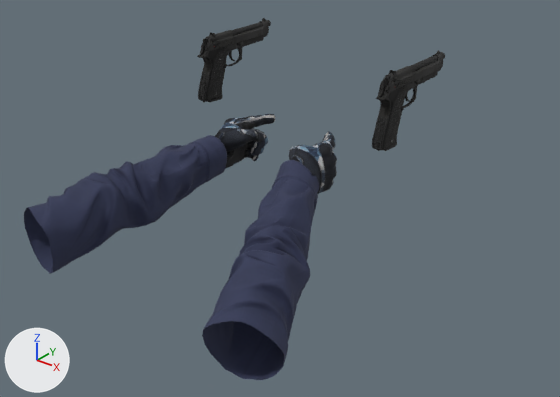
A saved change to the glTF model assets/models/weapons/v_elite.glb.
Camera for both pictures: a camera (50 mm lens) standing at (1.285, -1.653, 0.786) and looking at (0.135, -0.215, -0.105). The axes (+X, +Y, +Z) are drawn at lower left. The lights are the same throughout. The picture after the commit comes second. Vertices at exactly the same position are counted once.
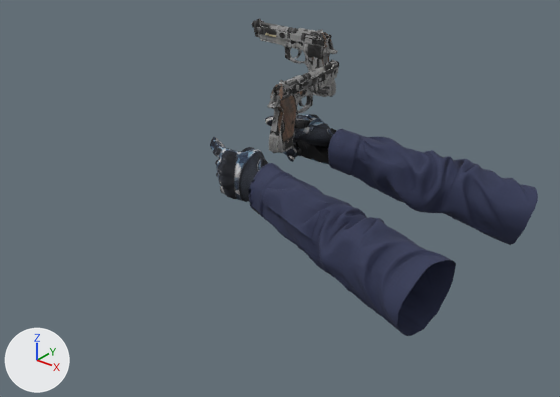
Boxes (x1, y1, x2, y2) around the edits, measured in the pictures (560 x 397 px; the box of a moved part takes in the faces that stretch with it):
```json
{"object": "Mesh", "change": "reshaped", "before": [24, 18, 445, 380], "after": [210, 19, 538, 336], "on screen": "22% narrower, 12% shorter"}
{"part": 1, "of": "me_v_elite", "change": "moved or reshaped", "before": [289, 132, 337, 194], "after": [265, 114, 336, 164]}
{"part": 2, "of": "me_v_elite", "change": "moved or reshaped", "before": [215, 114, 276, 169], "after": [210, 136, 269, 202]}
{"part": 3, "of": "me_v_elite", "change": "moved or reshaped", "before": [202, 160, 319, 380], "after": [328, 129, 538, 245]}
{"part": 4, "of": "me_v_elite", "change": "moved or reshaped", "before": [24, 135, 227, 273], "after": [249, 163, 456, 336]}
{"part": 5, "of": "me_v_elite", "change": "deleted", "before": [198, 18, 445, 151]}
{"part": 6, "of": "me_v_elite", "change": "built on", "before": [197, 20, 271, 102], "after": [252, 19, 339, 153]}
```

The change, as JSON lines over the scene's bpy script:
```json
{"op": "add", "block": "img_weapon_pist_elite", "code": ["img_weapon_pist_elite = load_image('weapon_pist_elite', '_unpacked/weapon_pist_elite', 1024, 1024, 'sRGB')"]}
{"op": "add", "block": "mat_weapon_pist_elite", "code": ["mat_weapon_pist_elite = principled_material('weapon_pist_elite')", "mat_weapon_pist_elite.texture = img_weapon_pist_elite", "mat_weapon_pist_elite.roughness = 0.85"]}
{"block": "me_v_elite", "where": "# used by ob_mesh; location = (0.0, 0.0, 0.0)"}
{"op": "remove", "block": "me_v_elite", "code": "me_v_elite.from_pydata(...)  # 17074 vertices, 31620 faces; spans x -0.344..0.462, y -0.723..0.283, z -0.318..0.221"}
{"op": "remove", "block": "me_v_elite", "code": "me_v_elite.materials.append(mat_m9a1)  # picture img_m9a1"}
{"op": "add", "block": "me_v_elite", "code": "me_v_elite.from_pydata(...)  # 31855 vertices, 62102 faces; spans x -0.345..0.661, y -0.406..0.4, z -0.318..0.22"}
{"block": "me_v_elite", "change": "me_v_elite part 1: the loose piece of 2620 vertices spanning x 0.071..0.219, y -0.224..0.061, z -0.137..0.01 is turned 90 degrees about the z axis through its middle, then moved by (-0.126, 0.164, 0.0)"}
{"block": "me_v_elite", "change": "me_v_elite part 2: the loose piece of 2620 vertices spanning x -0.218..-0.08, y -0.203..0.077, z -0.142..0.0 is turned 90 degrees about the z axis through its middle, then moved by (0.15, -0.149, 0.0)"}
{"block": "me_v_elite", "change": "me_v_elite part 3: the loose piece of 2143 vertices spanning x 0.1..0.462, y -0.705..-0.14, z -0.318..-0.007 is turned 90 degrees about the z axis through its middle, then moved by (0.079, 0.641, 0.0)"}
{"block": "me_v_elite", "change": "me_v_elite part 4: the loose piece of 2143 vertices spanning x -0.344..-0.107, y -0.723..-0.137, z -0.255..-0.016 is turned 90 degrees about the z axis through its middle, then moved by (0.593, 0.143, 0.0)"}
{"block": "me_v_elite", "change": "me_v_elite part 5: 193 loose pieces with 6123 vertices, spanning x -0.335..0.334, y -0.042..0.283, z 0.011..0.221, are deleted"}
{"block": "me_v_elite", "change": "me_v_elite part 6: 999 vertices removed from x -0.329..-0.296, y -0.041..0.283, z 0.022..0.213; 21903 vertices added at x -0.345..0.025, y -0.088..0.276, z -0.058..0.22"}
{"block": "me_v_elite", "change": "other edits to the shape of me_v_elite do not show in these pictures"}
{"op": "add", "block": "me_v_elite", "code": "me_v_elite.materials.append(mat_weapon_pist_elite)  # picture img_weapon_pist_elite"}
```
